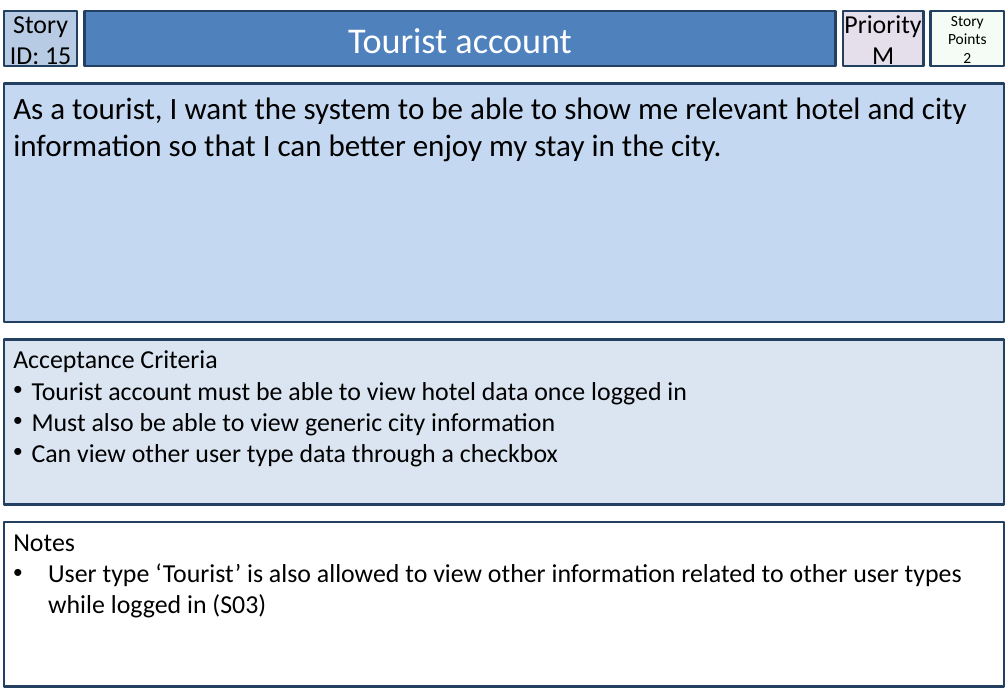
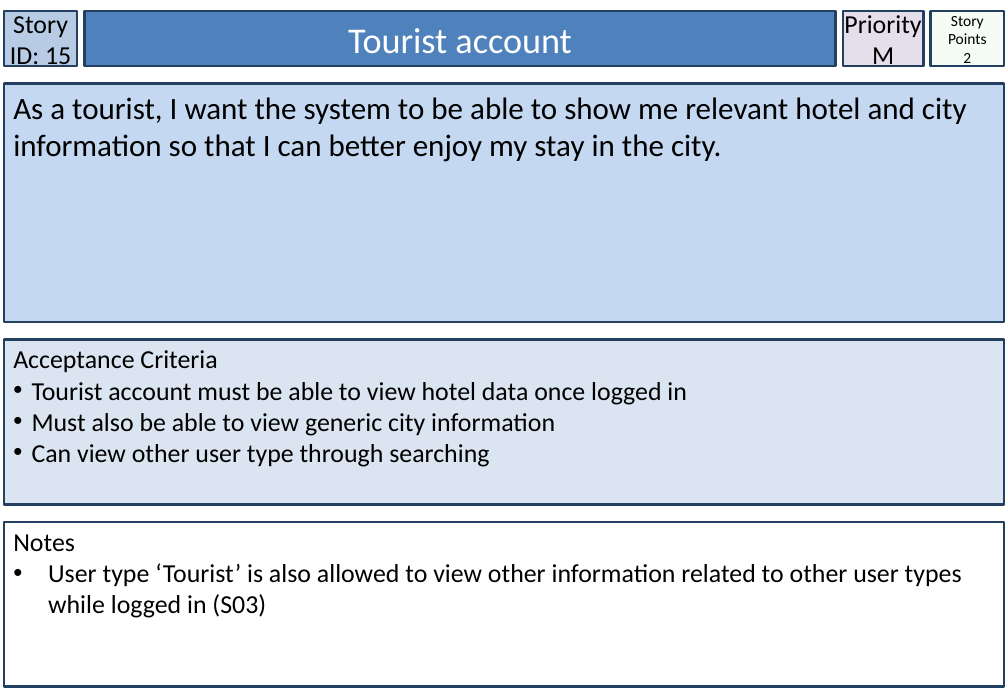
Before and after one commit to Nagarius/Phoenix, a slide deck: slide 16 of Doc/SCRUM documents/StoryCards_Smart_City_TeamPhoenix.pptx. Drawn at 1008x698 pixels with LibreOffice and Linux fonts; fonts in the diff are those of the drawing. Boxes give left, top, right and bottom in pixels: in the first picture for what was removed or moved away, otherwise in the second. Text is boxed around its words. In the diff, an @@ line names an element or a change of style, - is before the commit and + after.

```diff
--- a/Doc/SCRUM documents/StoryCards_Smart_City_TeamPhoenix.pptx
+++ b/Doc/SCRUM documents/StoryCards_Smart_City_TeamPhoenix.pptx
@@ text in rectangle at <box>32,444,489,467</box>: text changed @@
-• Can view other user type data through a checkbox
+• Can view other user type through searching
```
Also in this commit, not shown: 15 other slides changed.
